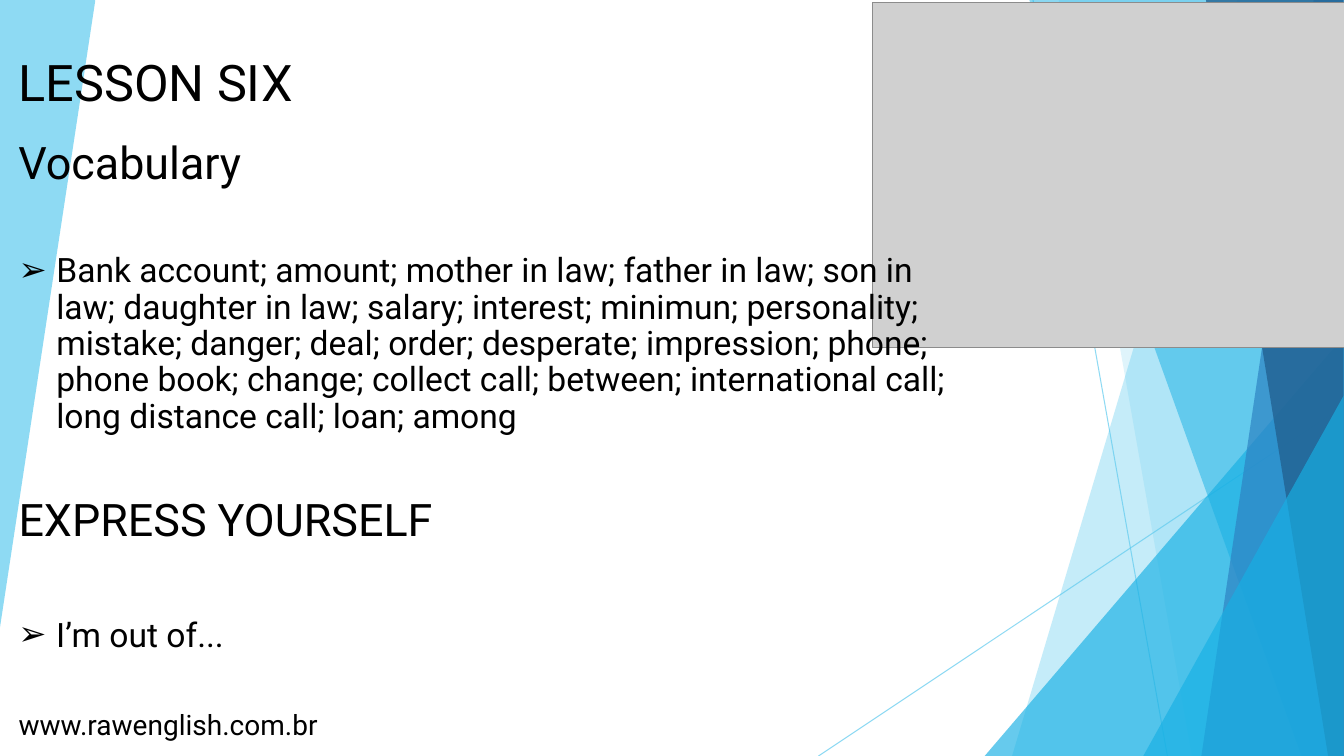
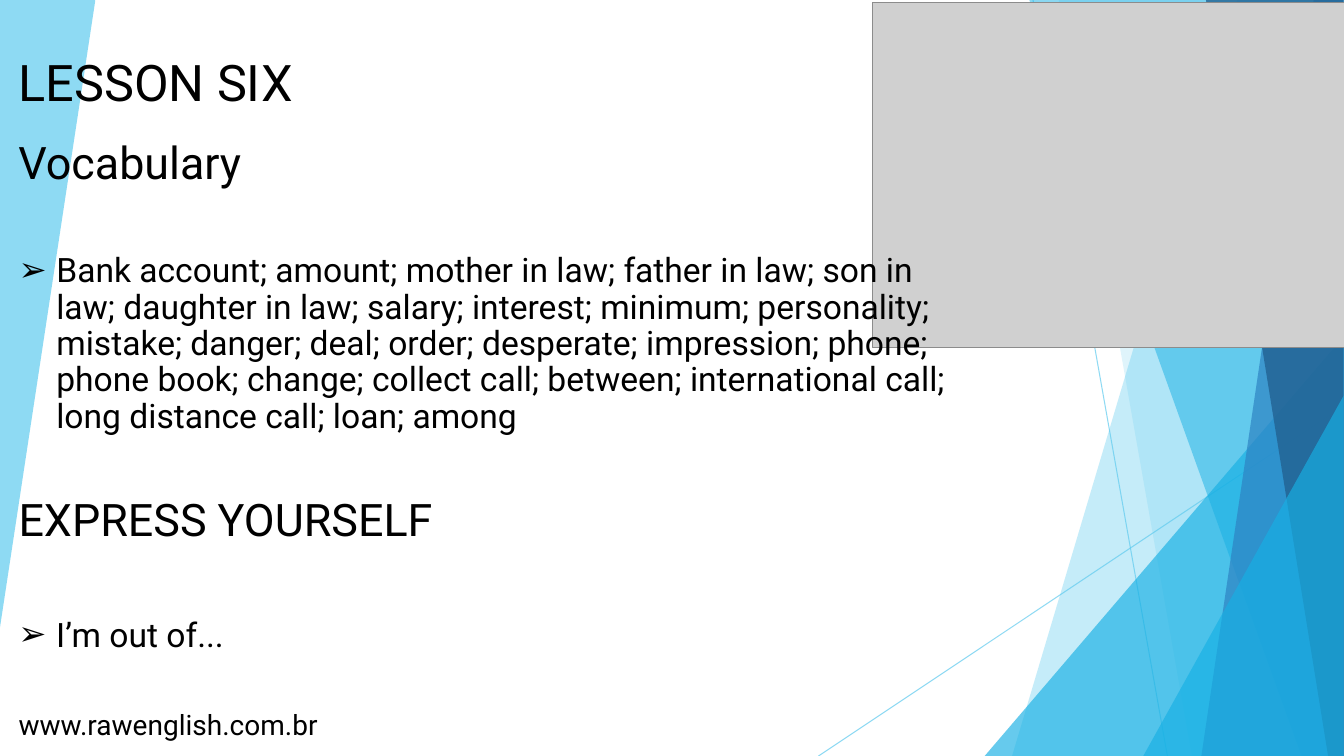
Before and after one commit to rawdre/ai-consulting, a slide deck: slide 19 of books/book-three-raw-english.pptx (slide 14 before the commit). Drawn at 1344x756 pixels with LibreOffice and Linux fonts; fonts in the diff are those of the drawing; grey boxes stand for pictures. Boxes give left, top, right and bottom in pixels: in the first picture for what was removed or moved away, otherwise in the second. Text is boxed around its words. In the diff, an @@ line names an element or a change of style, - is before the commit and + after.

Commit message:
Update Book Three to enhanced version (34 slides, fixes + practice + lesson renumbering)

```diff
--- a/books/book-three-raw-english.pptx
+++ b/books/book-three-raw-english.pptx
@@ text at box(56, 252, 944, 435): text changed @@
-➢ Bank account; amount; mother in law; father in law; son in law; daughter in law; salary; interest; minimun; personality; mistake; danger; deal; order; desperate; impression; phone; phone book; change; collect call; between; international call; long distance call; loan; among
+➢ Bank account; amount; mother in law; father in law; son in law; daughter in law; salary; interest; minimum; personality; mistake; danger; deal; order; desperate; impression; phone; phone book; change; collect call; between; international call; long distance call; loan; among
```
Also in this commit, not shown: 6 other slides changed, 10 slides added.
